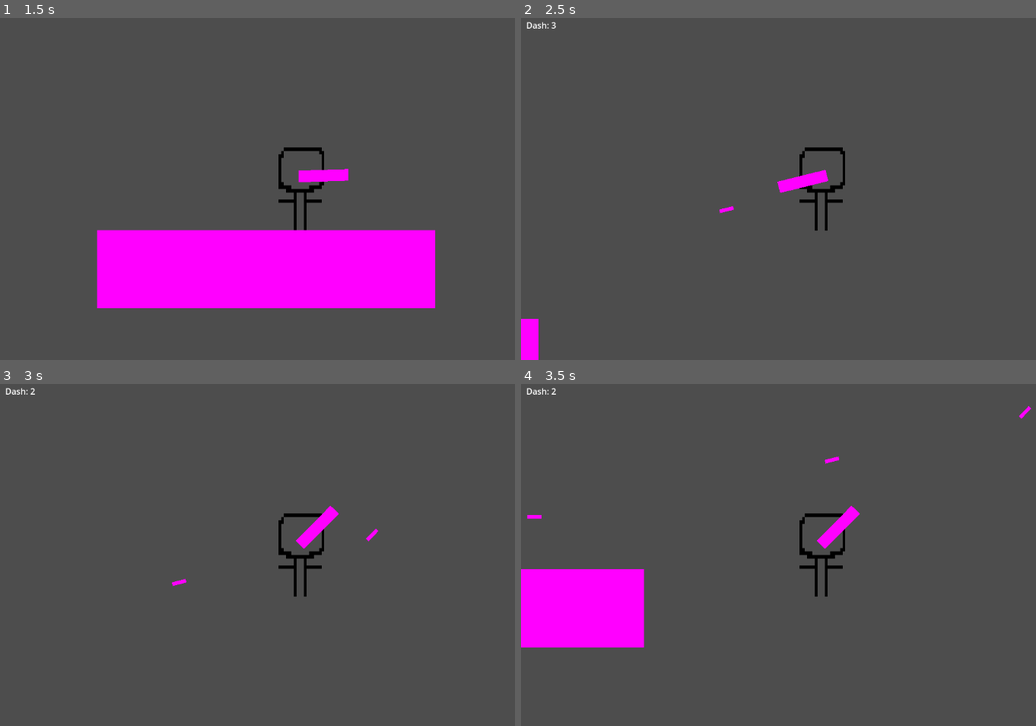
Above: before the commit, frames 1-4 (two rows, left to right).
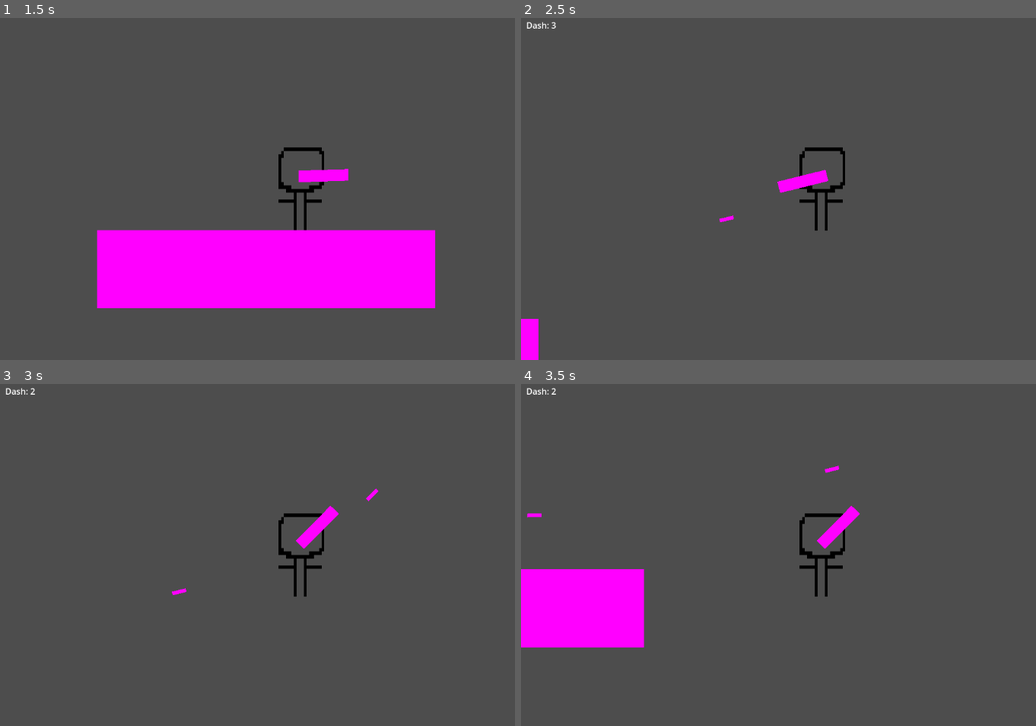
Above: after the commit, the same moments.

Repository: Sheep26/2DMultiplayerShooter
Game: Godot game, scene res://Scenes/MainMenu/MainMenu.tscn
Same seed, same stepped clock (60 frames per second), same inputs: the game is played once before the commit and once after it.
Inputs (mouse positions are in pixels of both pictures, inside the frame that each line leads up to):
- Up to frame 1 (1.5 s): click "Singleplayer" at 0.5 s; tap Enter at 1.25 s; move the mouse to (437, 171) at 1.27 s; hold Right (right) from 1.28 s (still down); click (437, 171) at 1.35 s
- Up to frame 2 (2.5 s): keep holding Right (right); tap W (jump) at 1.52, 2.27 s; move the mouse to (701, 206) at 2.02 s; tap E (dash) at 2.1 s; click (701, 206) at 2.3 s
- Up to frame 3 (3 s): move the mouse to (365, 479) at 2.77 s; release Right (right) at 2.78 s; hold Left (left) from 2.78 s (still down); click (365, 479) at 2.85 s
- Up to frame 4 (3.5 s): keep holding Left (left)

Frame 1 is identical in both runs. In frame 2, less than 0.1% of the frame differs, in the area x 38-42%, y 55-60%; in frame 3, 0.1%, in the area x 33-74%, y 30-62%; in frame 4, 0.1%.

Commit message:
lksajlfkajfl

Diff:
--- a/Scripts/Gun.gd
+++ b/Scripts/Gun.gd
@@ -8,10 +8,10 @@
 
 # Called every frame. 'delta' is the elapsed time since the previous frame.
 func _process(_delta):
-	var vector2Offset = Vector2(cos(rotation), sin(deg_to_rad(rotation))) * 94
+	var rotationToVector2 = Vector2(cos(rotation), sin(rotation))
 	rotate(get_angle_to(get_global_mouse_position()))
 	if Input.is_action_just_pressed("fire"):
 		var bullet_instantiated = bullet.instantiate()
 		bullet_instantiated.rotation = rotation
-		bullet_instantiated.position = position + get_parent().position +  vector2Offset
+		bullet_instantiated.position = position + get_parent().position +  rotationToVector2 * 94
 		get_tree().current_scene.add_child(bullet_instantiated)
